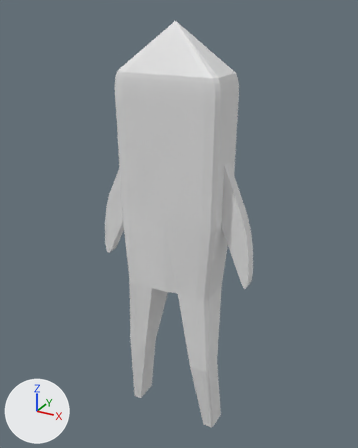
One commit to the FBX model PCG/Assets/Models/Creatures/Fish_Creature.fbx: the scene before it, then after it.
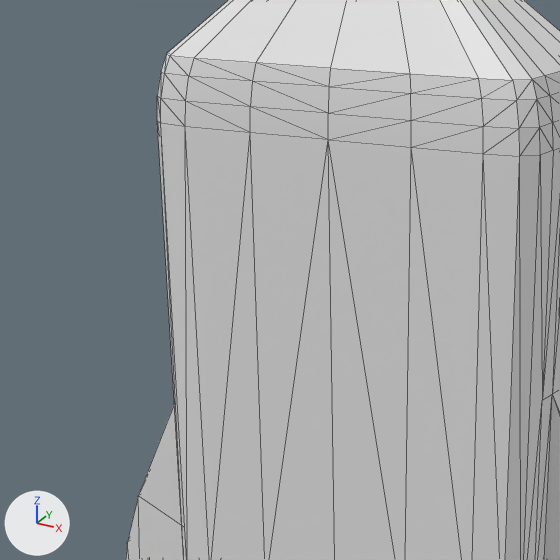
Each version is shown whole from a 50 mm lens placed at (2.54, -4.56, 4.95), pointed at (-0.04, 0.14, 2.6), then close up on the part from 20% to 63% of the width and 12% to 47% of the height. The lights are fixed; the arrows at lower left show +X, +Y and +Z. The close-ups show mesh edges as thin lines. Where no turn or scale is listed for an object, it has been applied to the vertices.

Objects in the first close-up: 'Body'.
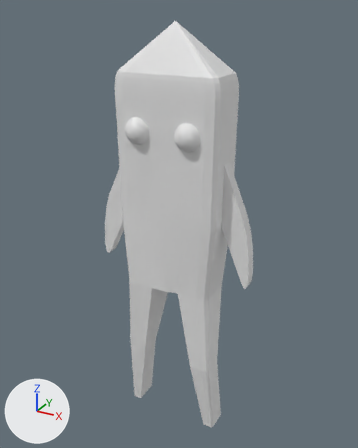
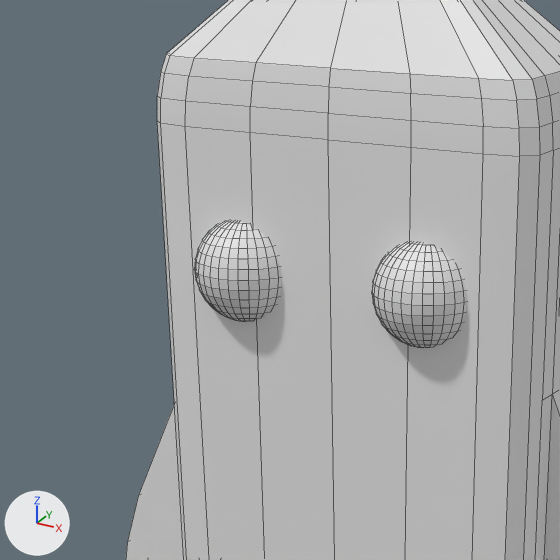
Boxes (x1, y1, x2, y2) around the edits, measured in the close-ups (560 x 560 px):
'Eye_Right', added: after (372, 243, 467, 348)
'Eye_Left', added: after (195, 221, 281, 321)

What the commit changed:
Mesh me_sphere is new.
It is a UV sphere (32 segments, 16 rings, poles along z) spanning x -0.154..0.154, y -0.154..0.154, z -0.154..0.154.
Mesh me_sphere_001 is new.
It is a UV sphere (32 segments, 16 rings, poles along z) spanning x -0.154..0.154, y -0.154..0.154, z -0.154..0.154.
Object 'Eye_Right' (ob_eye_right) is new; it shows me_sphere.
Its location is (0.284, -0.233, 3.759).
Object 'Eye_Left' (ob_eye_left) is new; it shows me_sphere_001.
Its location is (-0.306, -0.233, 3.759).
